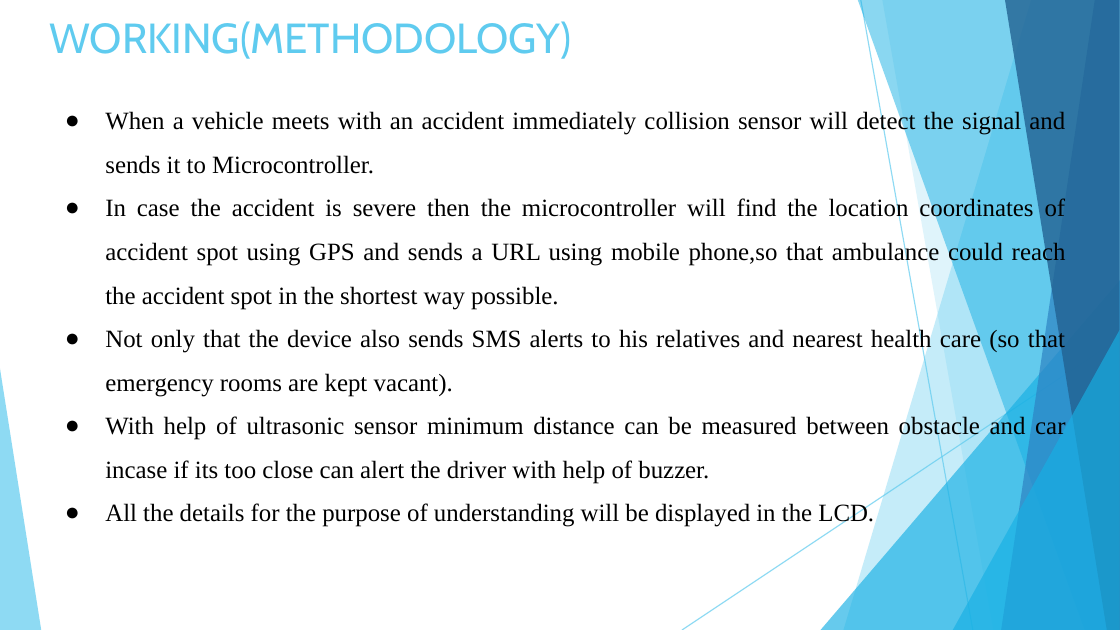
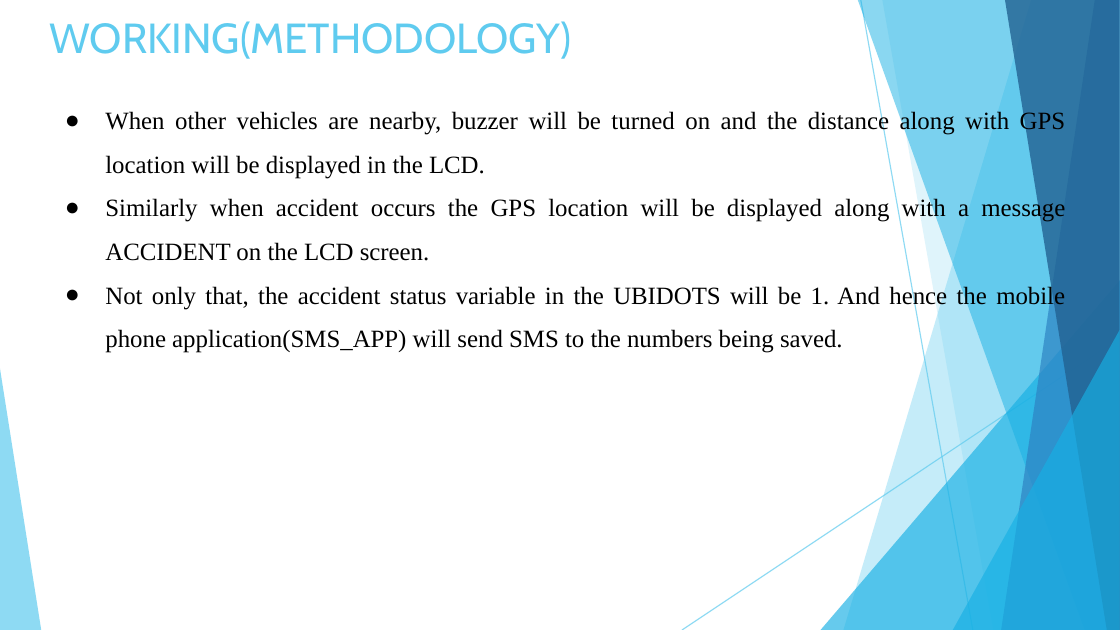
Before and after one commit to Sampanna-T/Major_Project, a slide deck: slide 15 of Doc/Major_Project.pptx (slide 20 before the commit). Drawn at 1120x630 pixels with LibreOffice and Linux fonts; fonts in the diff are those of the drawing. Boxes give left, top, right and bottom in pixels: in the first picture for what was removed or moved away, otherwise in the second. Text is boxed around its words. In the diff, an @@ line names an element or a change of style, - is before the commit and + after.

```diff
--- a/Doc/Major_Project.pptx
+++ b/Doc/Major_Project.pptx
@@ text at (105, 110, 1066, 353): text changed @@
-● When a vehicle meets with an accident immediately collision sensor will detect the signal and sends it to Microcontroller.
-● In case the accident is severe then the microcontroller will find the location coordinates of accident spot using GPS and sends a URL using mobile phone,so that ambulance could reach the accident spot in the shortest way possible.
-● Not only that the device also sends SMS alerts to his relatives and nearest health care (so that emergency rooms are kept vacant).
-● With help of ultrasonic sensor minimum distance can be measured between obstacle and car incase if its too close can alert the driver with help of buzzer.
-● All the details for the purpose of understanding will be displayed in the LCD.
+● When other vehicles are nearby, buzzer will be turned on and the distance along with GPS location will be displayed in the LCD.
+● Similarly when accident occurs the GPS location will be displayed along with a message ACCIDENT on the LCD screen.
+● Not only that, the accident status variable in the UBIDOTS will be 1. And hence the mobile phone application(SMS_APP) will send SMS to the numbers being saved.
```
Also in this commit, not shown: 14 other slides changed, 5 slides removed, 1 other file.
